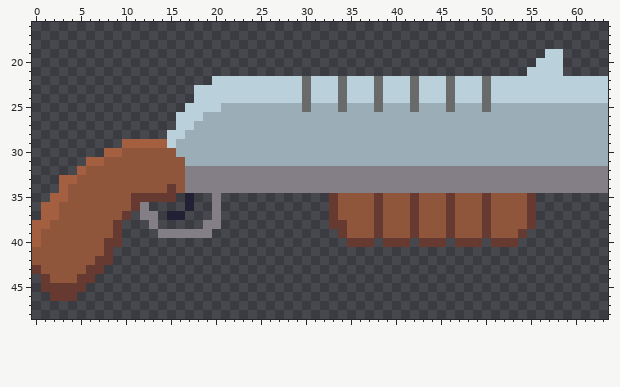
Pixel-art sprite, stored at res/sprites/shotgun.png. This is how it looked before the edit.
The file is 64x64 pixels. Shown: x 0..63, y 16..48.
The same view after the edit:
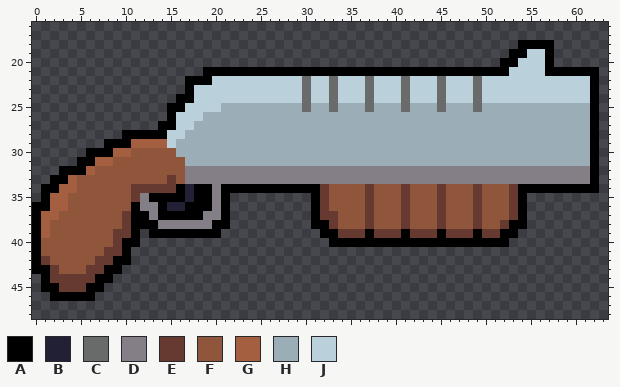
Palette (. is transparent): A #000000  B #222034  C #696a6a  D #847e87  E #663931  F #8f563b  G #a35f40  H #9badb7  J #bad0db
What changed:
y 18: x 54..57 .... -> AAAA
y 19: x 53..58 ....JJ -> AAJJA.
y 20: x 52..55 .... -> AAJJ; x 57..58 JJ -> A.
y 21: x 19..54 .................................... -> AAAAAAAAAAAAAAAAAAAAAAAAAAAAAAAAAAJJ; x 57..62 JJ.... -> AAAAAA
y 22: x 17..19 ... -> AAA; x 33..34 JC -> CJ; x 37..38 JC -> CJ; x 41..42 JC -> CJ; x 45..46 JC -> CJ; x 49..50 JC -> CJ; x 62..63 JJ -> A.
y 23: x 17 . -> A; x 33..34 JC -> CJ; x 37..38 JC -> CJ; x 41..42 JC -> CJ; x 45..46 JC -> CJ; x 49..50 JC -> CJ; x 62..63 JJ -> A.
y 24: x 16..17 .. -> AA; x 33..34 JC -> CJ; x 37..38 JC -> CJ; x 41..42 JC -> CJ; x 45..46 JC -> CJ; x 49..50 JC -> CJ; x 62..63 JJ -> A.
y 25: x 15..16 .. -> AA; x 33..34 HC -> CH; x 37..38 HC -> CH; x 41..42 HC -> CH; x 45..46 HC -> CH; x 49..50 HC -> CH; x 62..63 HH -> A.
y 26: x 15 . -> A; x 62..63 HH -> A.
y 27: x 14..15 .. -> AA; x 62..63 HH -> A.
y 28: x 10..14 ..... -> AAAAA; x 62..63 HH -> A.
y 29: x 8..10 ..G -> AAA; x 62..63 HH -> A.
y 30: x 6..8 ..G -> AAA; x 10 F -> G; x 62..63 HH -> A.
y 31: x 5..6 .G -> AA; x 8 F -> G; x 62..63 HH -> A.
y 32: x 3..6 ..GF -> AAAG; x 62..63 DD -> A.
y 33: x 2..3 .G -> AA; x 15 F -> E; x 62..63 DD -> A.
y 34: x 1..2 .. -> AA; x 4 F -> G; x 11..14 FFFF -> EEEE; x 16..19 FDDD -> ABAA; x 21..63 DDDDDDDDDDDDDDDDDDDDDDDDDDDDDDDDDDDDDDDDDDD -> AAAAAAAAAAAEFFFFEFFFEFFFEFFFEFFFEAAAAAAAAA.
y 35: x 1 . -> A; x 12..16 EEEE. -> DAAAA; x 18..19 .. -> AA; x 21 . -> A; x 31..33 ..E -> AEF; x 37..38 FE -> EF; x 41..42 FE -> EF; x 45..46 FE -> EF; x 49..50 FE -> EF; x 53..55 FFE -> EA.
y 36: x 0..1 .G -> AA; x 3 F -> G; x 11 E -> A; x 13..19 ....B.. -> DABBAAA; x 21 . -> A; x 31..33 ..E -> AEF; x 37..38 FE -> EF; x 41..42 FE -> EF; x 45..46 FE -> EF; x 49..50 FE -> EF; x 53..55 FFE -> EA.
y 37: x 0 . -> A; x 11..12 .D -> AA; x 14..19 .BB... -> AAAAAD; x 21 . -> A; x 31..32 .. -> AE; x 37..38 FE -> EF; x 41..42 FE -> EF; x 45..46 FE -> EF; x 49..50 FE -> EF; x 53..55 FFE -> EA.
y 38: x 0 G -> A; x 9..18 E...D..... -> FEAAADDDDD; x 20..21 D. -> AA; x 31..32 .. -> AA; x 34 E -> F; x 37..38 FE -> EF; x 41..42 FE -> EF; x 45..46 FE -> EF; x 49..50 FE -> EF; x 52..55 FFFE -> EAA.
y 39: x 0..1 GF -> AG; x 10..11 .. -> EA; x 13..20 .DDDDDD. -> AAAAAAAA; x 32..33 .. -> AA; x 35..37 FFF -> EEA; x 39..41 FFF -> EEA; x 43..45 FFF -> EEA; x 47..49 FFF -> EEA; x 51..54 FFFE -> EAA.
y 40: x 0 G -> A; x 8 E -> F; x 10..11 .. -> AA; x 33..53 ..EEE.EEE.EEE.EEE.EEE -> AAAAAAAAAAAAAAAAAAAA.
y 41: x 0 F -> A; x 9..10 .. -> EA
y 42: x 0..1 FF -> AE; x 9..10 .. -> AA
y 43: x 0..2 EFF -> AAE; x 8..9 .. -> AA
y 44: x 1..4 EFFF -> AEEE; x 7..8 .. -> AA
y 45: x 1..2 EE -> AA; x 6..7 .. -> AA
y 46: x 2..6 EEE.. -> AAAAA
Changed places in both pictures, as pixel boxes (x1, y1, x2, y2):
changed: (32, 40, 608, 301)
